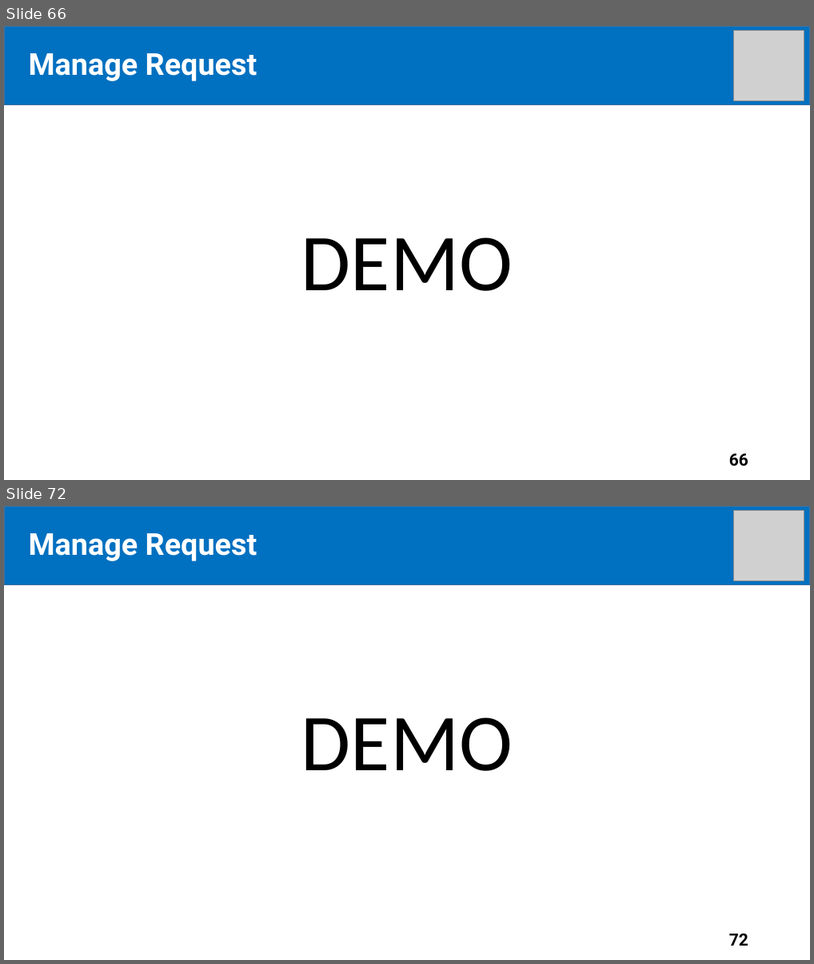
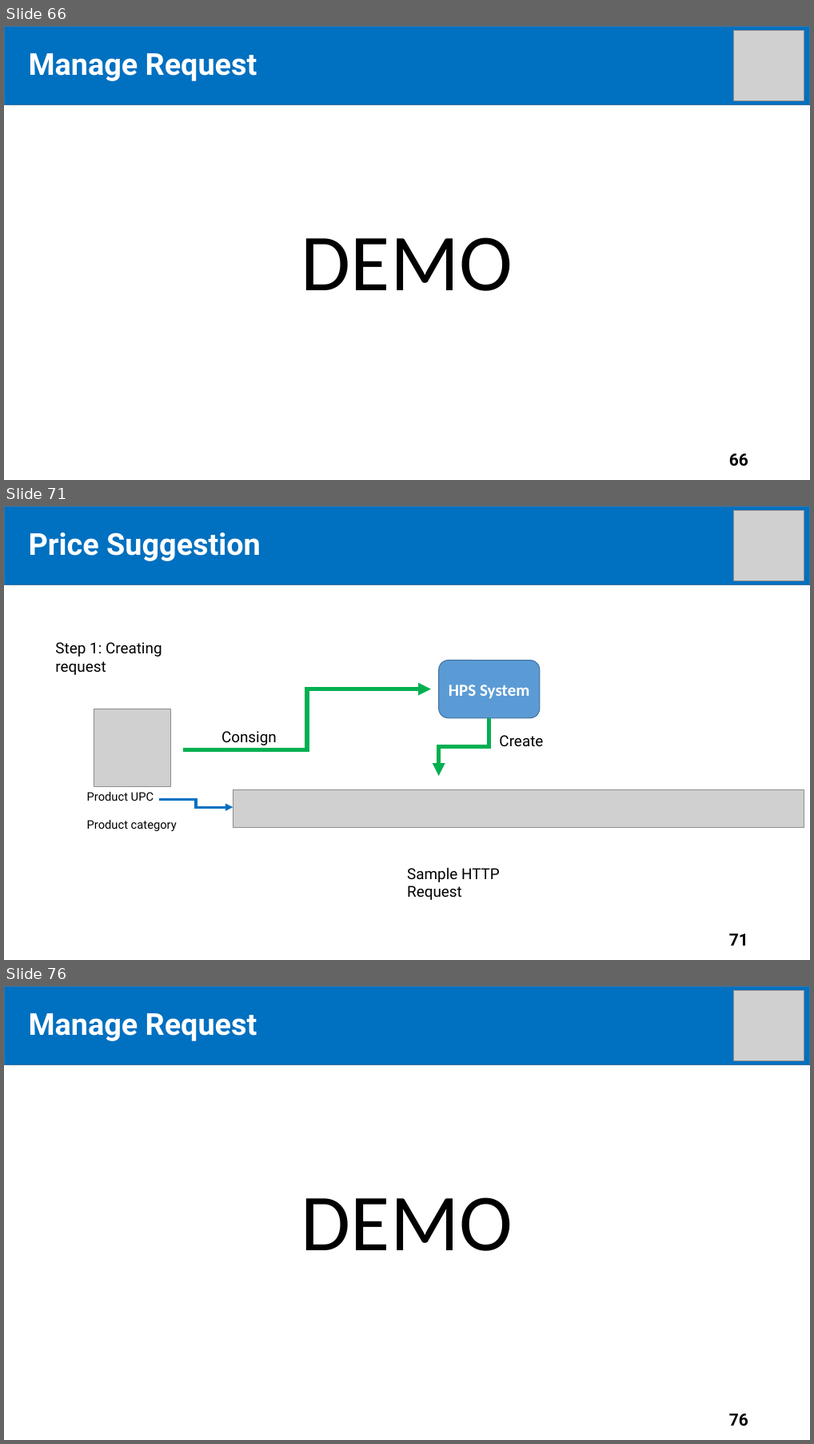
Before and after one commit to tiendan3108/CP, a slide deck: Source/Presentation/PreFinalPresentation.pptx. Shown one above the other, each under a label of ours: slides 66 and 72 before the commit, slides 66, 71 and 76 after it; the slides between them are not shown. The pictures are 814x964 and 814x1444 pixels, drawn with LibreOffice and Linux fonts; fonts in the diff are those of the drawing; grey boxes stand for pictures. Boxes give left, top, right and bottom in pixels: in the first picture for what was removed or moved away, otherwise in the second. Text is boxed around its words. In the diff, an @@ line names an element or a change of style, - is before the commit and + after.

```diff
--- a/Source/Presentation/PreFinalPresentation.pptx
+++ b/Source/Presentation/PreFinalPresentation.pptx
@@ slide 71 added at bbox=[4, 506, 810, 960], background #FFFFFF @@
@@ rectangle added at bbox=[4, 506, 810, 584], fill #0070C0, outline #43739E 1 pt @@
@@ picture added at bbox=[734, 510, 804, 580] @@
@@ text added at bbox=[29, 532, 261, 561], 36 pt, text #FFFFFF, bold @@
+Price Suggestion
@@ title added at bbox=[50, 536, 170, 561], 44 pt, text #FFFFFF, bold @@
+Outline
@@ text added at bbox=[55, 642, 162, 675], 18 pt, text #000000 @@
+Step 1: Creating request
@@ rounded rectangle added at bbox=[439, 660, 540, 718], fill #5B9BD5, outline #43739E 1 pt, 20 pt, text #FFFFFF, bold @@
+HPS System
@@ elbow arrow added from (184, 750) to (431, 688), #00B050 5 pt @@
@@ picture added at bbox=[94, 708, 171, 786] @@
@@ elbow arrow added from (490, 718) to (439, 776), #00B050 5 pt @@
@@ text added at bbox=[222, 731, 277, 745], 18 pt, text #000000 @@
+Consign
@@ text added at bbox=[499, 735, 543, 747], 18 pt, text #000000 @@
+Create
@@ text added at bbox=[87, 792, 177, 831], 14 pt, text #000000 @@
+Product UPC
+Product category
@@ picture added at bbox=[234, 790, 805, 827] @@
@@ elbow arrow added from (159, 800) to (234, 808), #0070C0 3 pt @@
@@ text added at bbox=[407, 868, 500, 900], 18 pt, text #000000 @@
+Sample HTTP Request
@@ page number added at bbox=[730, 933, 749, 945], 20 pt, text #000000, bold @@
+71
@@ what was slide 72 is now slide 76 @@
@@ page number at bbox=[730, 1413, 749, 1426]: text changed @@
-72
+76
```
Also in this commit, not shown: 2 slides changed, 9 other slides added.
